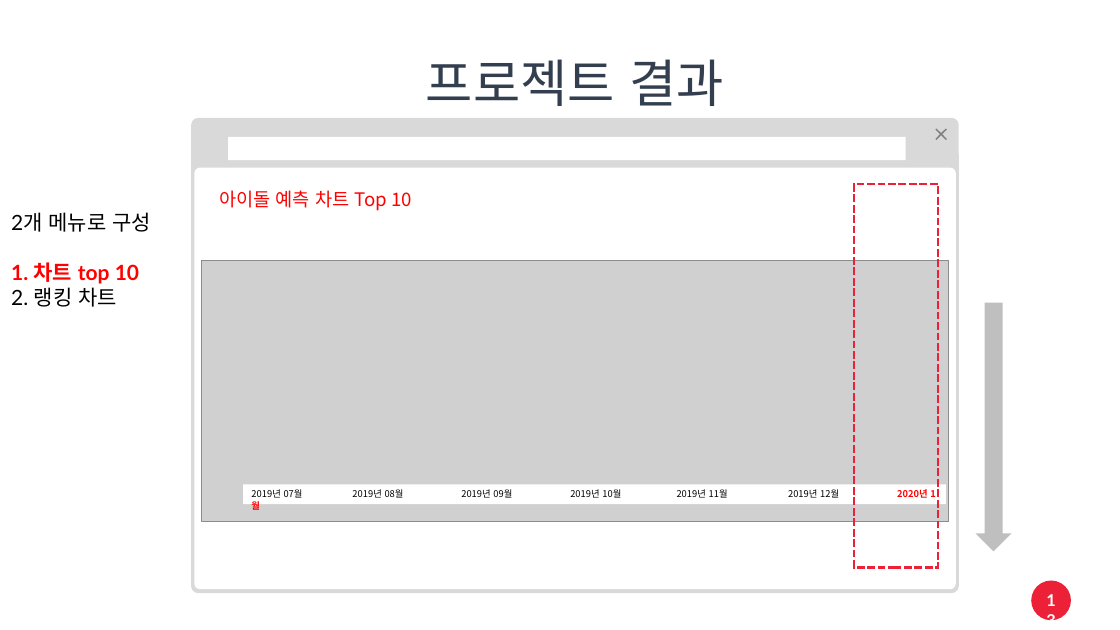
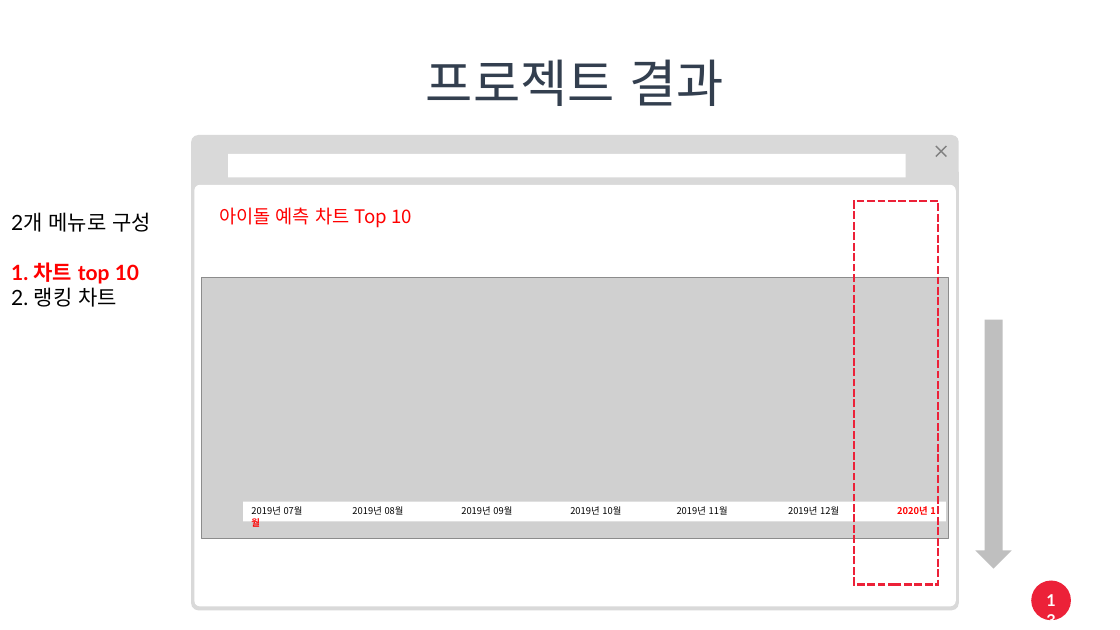
Before and after one commit to linkz73/idol_rank, a slide deck: slide 13 of 자료/프로젝트.pptx. Drawn at 1120x630 pixels with LibreOffice and Linux fonts; fonts in the diff are those of the drawing; grey boxes stand for pictures. Boxes give left, top, right and bottom in pixels: in the first picture for what was removed or moved away, otherwise in the second. Text is boxed around its words. In the diff, an @@ line names an element or a change of style, - is before the commit and + after.

```diff
--- a/자료/프로젝트.pptx
+++ b/자료/프로젝트.pptx
@@ 3 rectangles, 2 rounded rectangles, 1 picture, 1 text, 1 plus: place and size @@
-3 rectangles, 2 rounded rectangles, 1 picture, 1 text, 1 plus at box(192, 118, 960, 593)
+3 rectangles, 2 rounded rectangles, 1 picture, 1 text, 1 plus at box(192, 135, 960, 611)
@@ down arrow: place and size @@
-down arrow at box(975, 302, 1012, 551)
+down arrow at box(975, 320, 1012, 569)
```
Also in this commit, not shown: 10 other slides changed.
